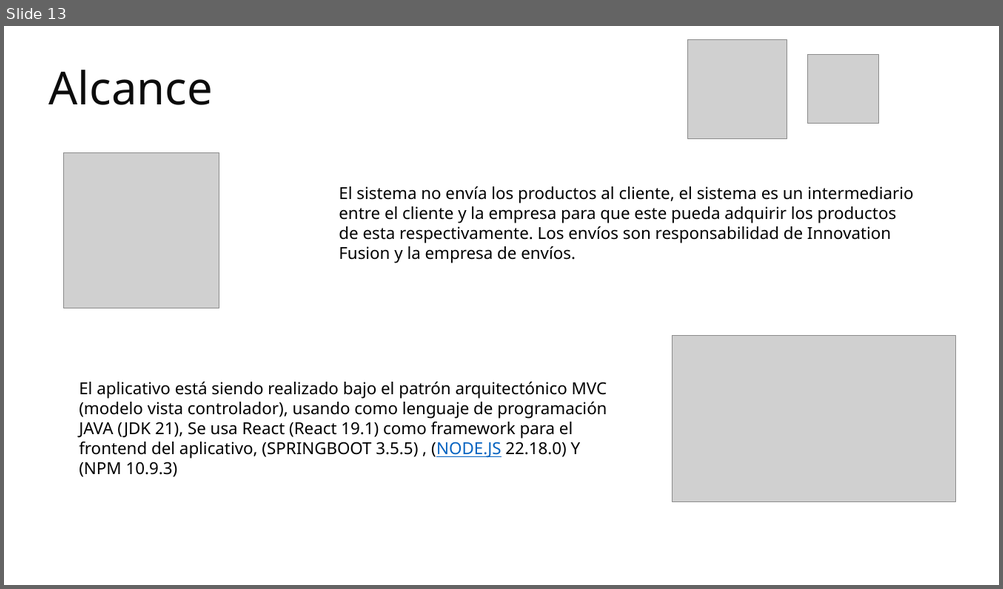
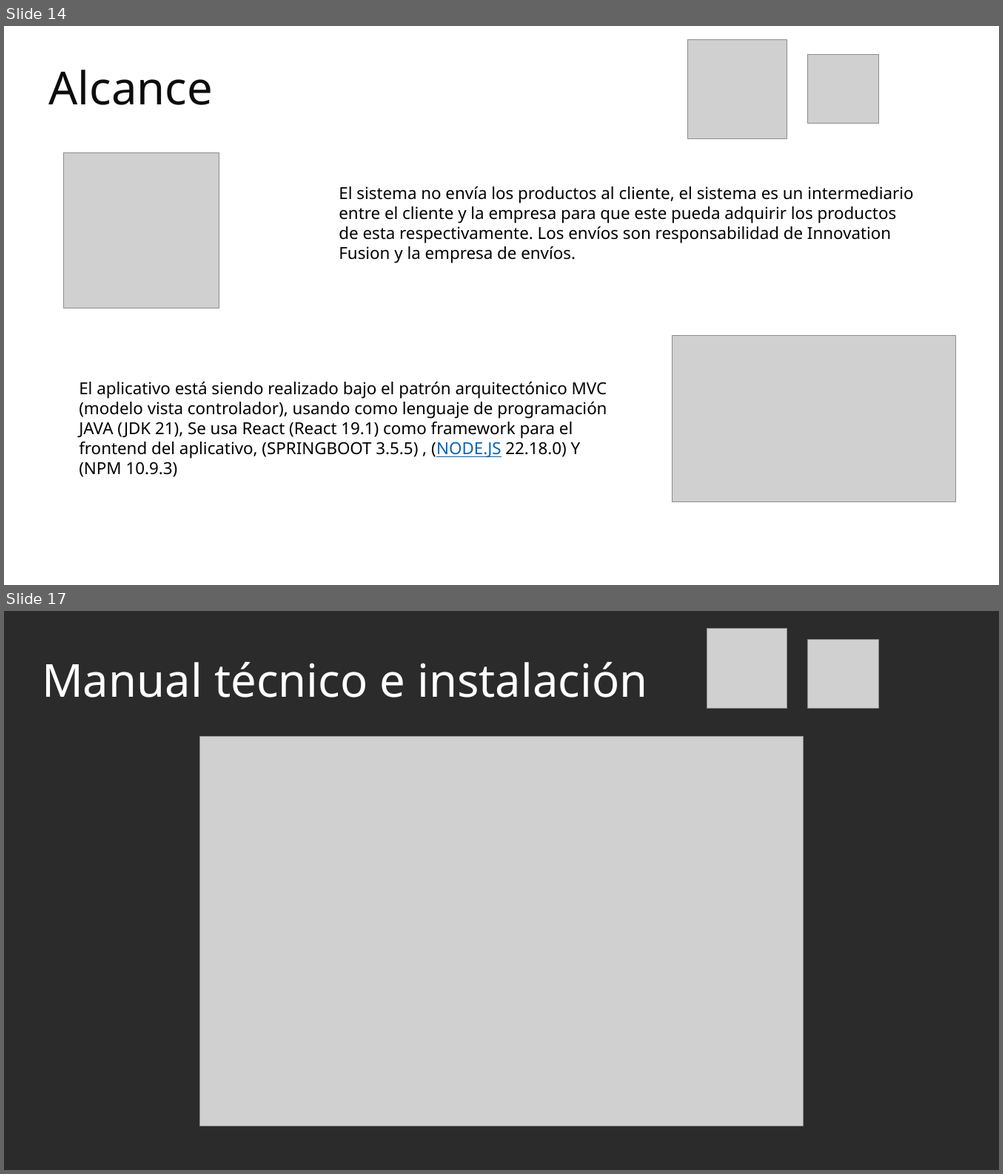
Before and after one commit to Katherin-22/zefiro, a slide deck: 01_proyecto/trim1/01_contextualizacion_proyecto/Presentación del Proyecto.pptx. Shown one above the other, each under a label of ours: slide 13 before the commit, slides 14 and 17 after it; the slides between them are not shown. The pictures are 1003x589 and 1003x1174 pixels, drawn with LibreOffice and Linux fonts; fonts in the diff are those of the drawing; grey boxes stand for pictures; background and template pictures are left out; a plain dark background stands for a picture behind light text. Boxes give left, top, right and bottom in pixels: in the first picture for what was removed or moved away, otherwise in the second. Text is boxed around its words. In the diff, an @@ line names an element or a change of style, - is before the commit and + after.

```diff
--- a/01_proyecto/trim1/01_contextualizacion_proyecto/Presentación del Proyecto.pptx
+++ b/01_proyecto/trim1/01_contextualizacion_proyecto/Presentación del Proyecto.pptx
@@ slide 17 added at [4, 611, 999, 1170], background picture (left out) @@
@@ picture added at [707, 628, 788, 709] @@
@@ picture added at [808, 639, 879, 708] @@
@@ title added at [42, 662, 647, 698], 44 pt, text #FFFFFF @@
+Manual técnico e instalación
@@ picture added at [199, 736, 803, 1127] @@
@@ what was slide 13 is now slide 14 @@
```
Also in this commit, not shown: 4 slides changed, 8 other slides added.
